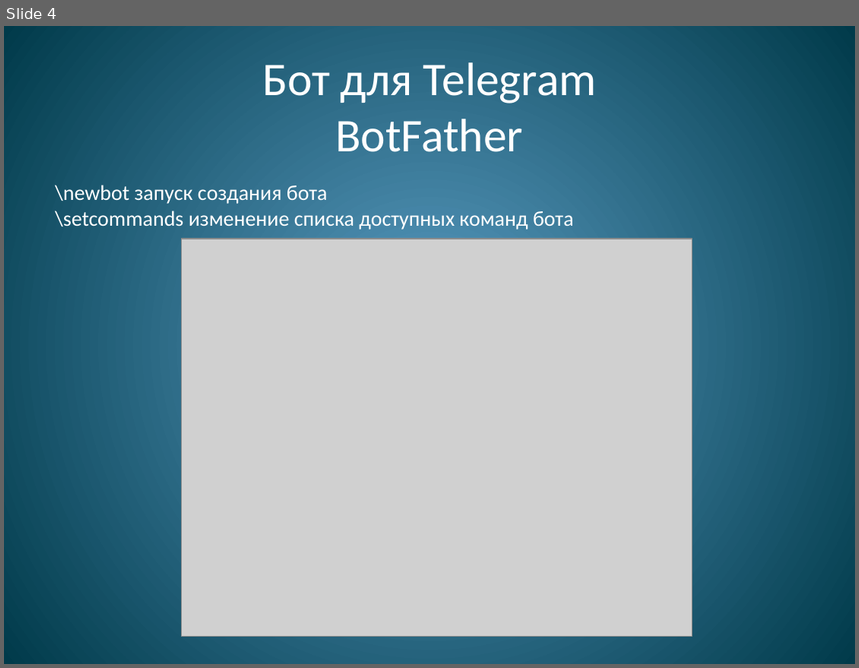
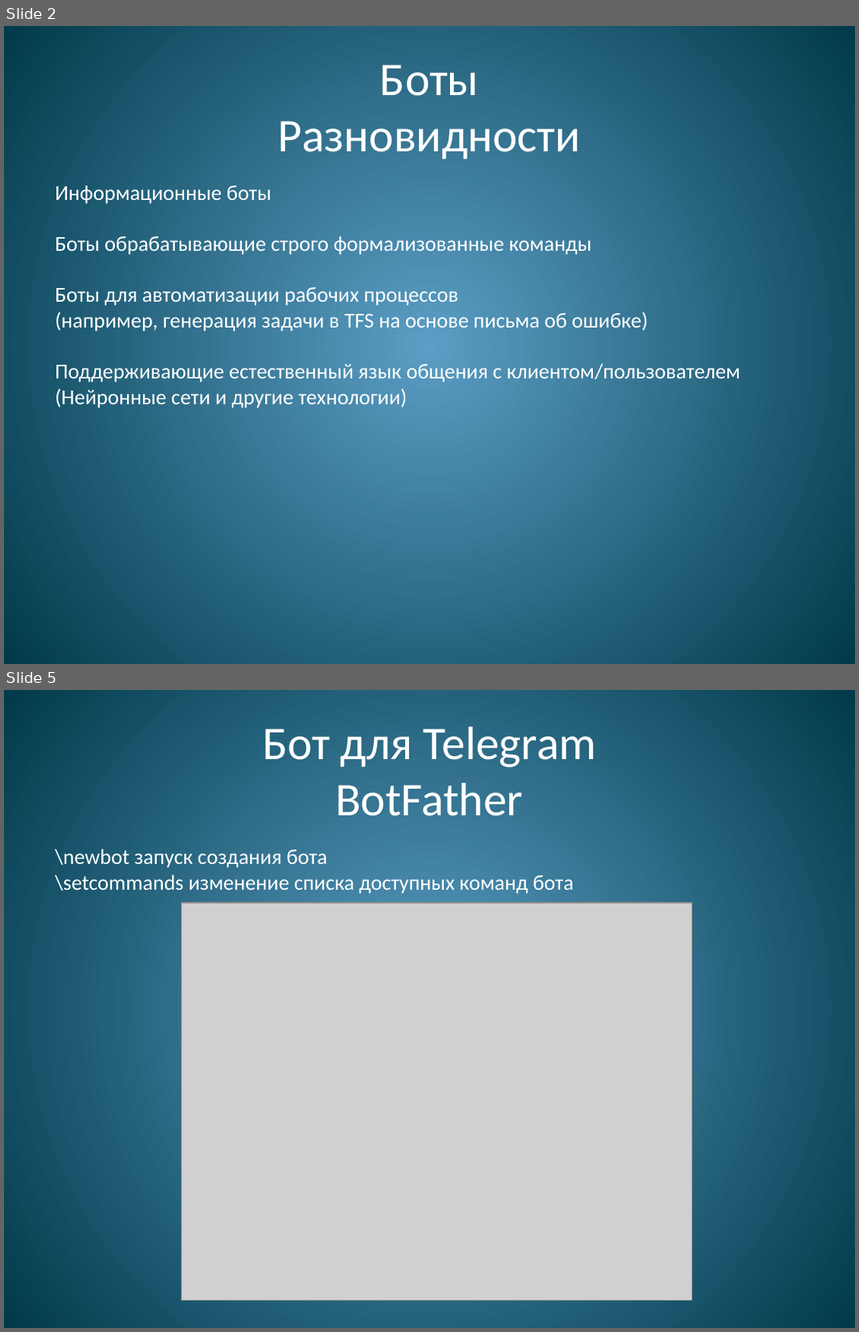
Before and after one commit to WrMax/TelegramDemo, a slide deck: Bot.pptx. Shown one above the other, each under a label of ours: slide 4 before the commit, slides 2 and 5 after it; the slides between them are not shown. The pictures are 859x668 and 859x1332 pixels, drawn with LibreOffice and Linux fonts; fonts in the diff are those of the drawing; grey boxes stand for pictures. Boxes give left, top, right and bottom in pixels: in the first picture for what was removed or moved away, otherwise in the second. Text is boxed around its words. In the diff, an @@ line names an element or a change of style, - is before the commit and + after.

```diff
--- a/Bot.pptx
+++ b/Bot.pptx
@@ slide 2 added at <box>4,26,855,664</box>, background gradient #5C9CC4 to #003B4B @@
@@ title added at <box>278,65,581,159</box>, 39.6 pt, text #FFFFFF @@
+Боты
+Разновидности
@@ text added at <box>55,186,740,408</box>, 18 pt, text #FFFFFF @@
+Информационные боты
+Боты обрабатывающие строго формализованные команды
+Боты для автоматизации рабочих процессов
+(например, генерация задачи в TFS на основе письма об ошибке)
+Поддерживающие естественный язык общения с клиентом/пользователем
+(Нейронные сети и другие технологии)
@@ what was slide 4 is now slide 5 @@
```
Also in this commit, not shown: 8 slides changed, 2 other slides added, 2 slides removed, 1 other file.
